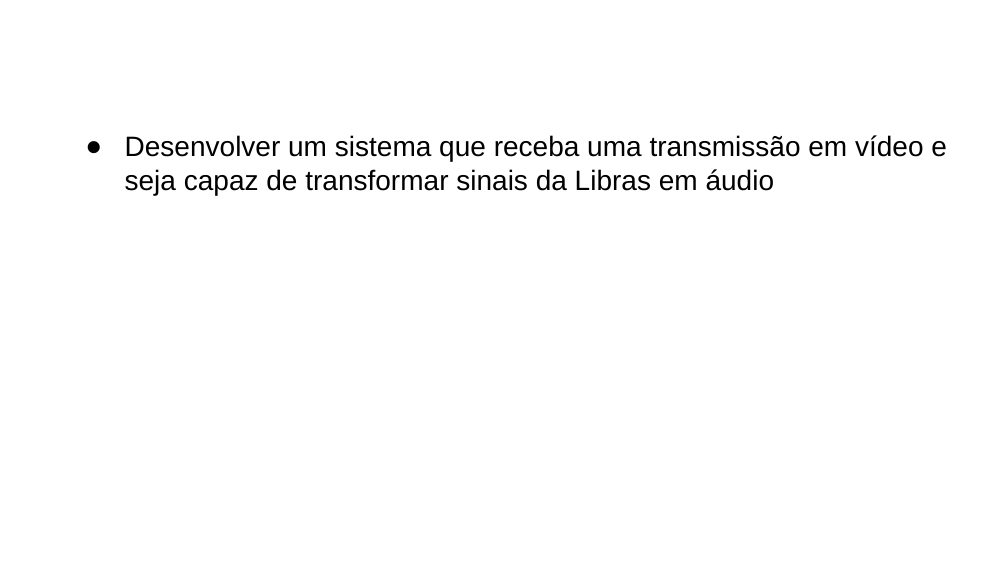
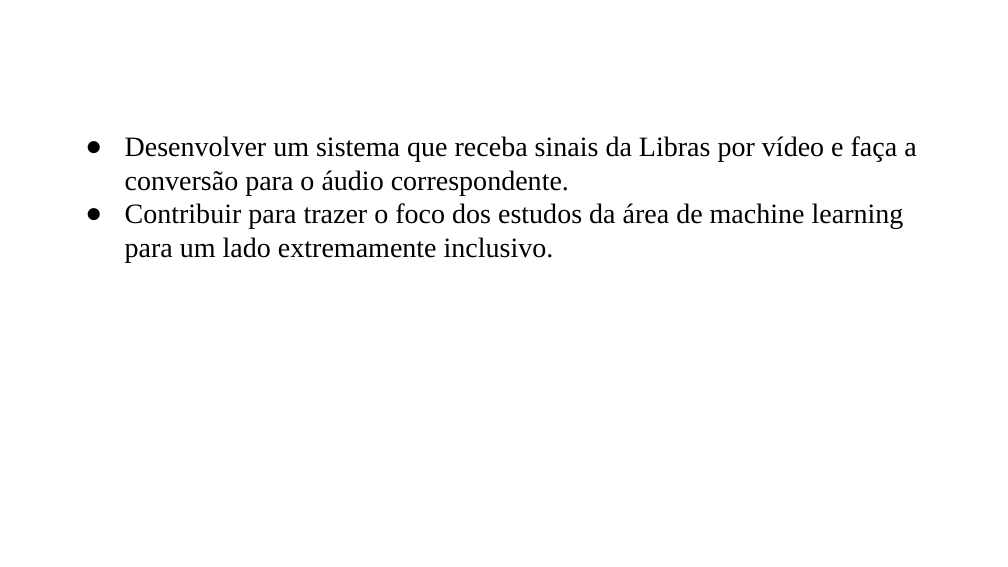
Before and after one commit to NicolasSuzuki/Sing-Language-Translate, a slide deck: slide 4 of Cópia de presentation_template_WIA.pptx. Drawn at 1008x567 pixels with LibreOffice and Linux fonts; fonts in the diff are those of the drawing; background and template pictures are left out. Boxes give left, top, right and bottom in pixels: in the first picture for what was removed or moved away, otherwise in the second. Text is boxed around its words. In the diff, an @@ line names an element or a change of style, - is before the commit and + after.

```diff
--- a/Cópia de presentation_template_WIA.pptx
+++ b/Cópia de presentation_template_WIA.pptx
@@ text at (x1=125, y1=136, x2=916, y2=263): text changed; font Arial to Times New Roman @@
-● Desenvolver um sistema que receba uma transmissão em vídeo e seja capaz de transformar sinais da Libras em áudio
+● Desenvolver um sistema que receba sinais da Libras por vídeo e faça a conversão para o áudio correspondente.
+● Contribuir para trazer o foco dos estudos da área de machine learning para um lado extremamente inclusivo.
```
Also in this commit, not shown: 6 other slides changed, 2 slides added, 4 slides removed.
